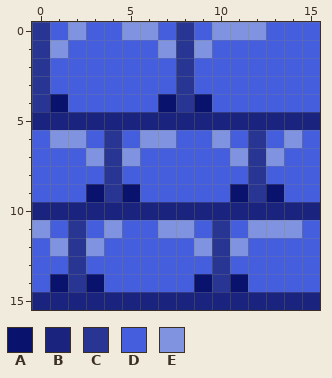
One commit to this pixel-art sprite: Assets/Art/Sprites/block.png. This is how it looked before the edit.
The file is 16x16 pixels.
Palette (. is transparent): A #09126d  B #1a237e  C #283593  D #455ede  E #8093e0
The result:
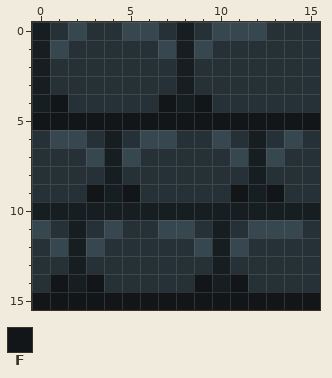
Colours new in this view: F #121618
Commit message: Add Cheat: Dont start camera; Change block sprite to dark
The exact change:
@@ palette @@
-C #283593
+C #171e21
-D #455ede
+D #263137
-E #8093e0
+E #37474f
@@ x 0..15 @@
  3 CDDDDDDDCDDDDDDD
- 4 CADDDDDACADDDDDD
- 5 BBBBBBBBBBBBBBBB
+ 4 CFDDDDDFCFDDDDDD
+ 5 FFFFFFFFFFFFFFFF
  6 DEEDCDEEDDEDCDED
@@ x 0..15 @@
  8 DDDDCDDDDDDDCDDD
- 9 DDDACADDDDDACADD
-10 BBBBBBBBBBBBBBBB
+ 9 DDDFCFDDDDDFCFDD
+10 CCCCCCCCCCCCCCCC
 11 EDCDEDDEEDCDEEED
@@ x 0..15 @@
 13 DDCDDDDDDDCDDDDD
-14 DACADDDDDACADDDD
-15 BBBBBBBBBBBBBBBB
+14 DFCFDDDDDFCFDDDD
+15 FFFFFFFFFFFFFFFF
Pixel boxes of the changes (left, top, right, bottom) in both pictures:
changed: (32, 22, 320, 310)
